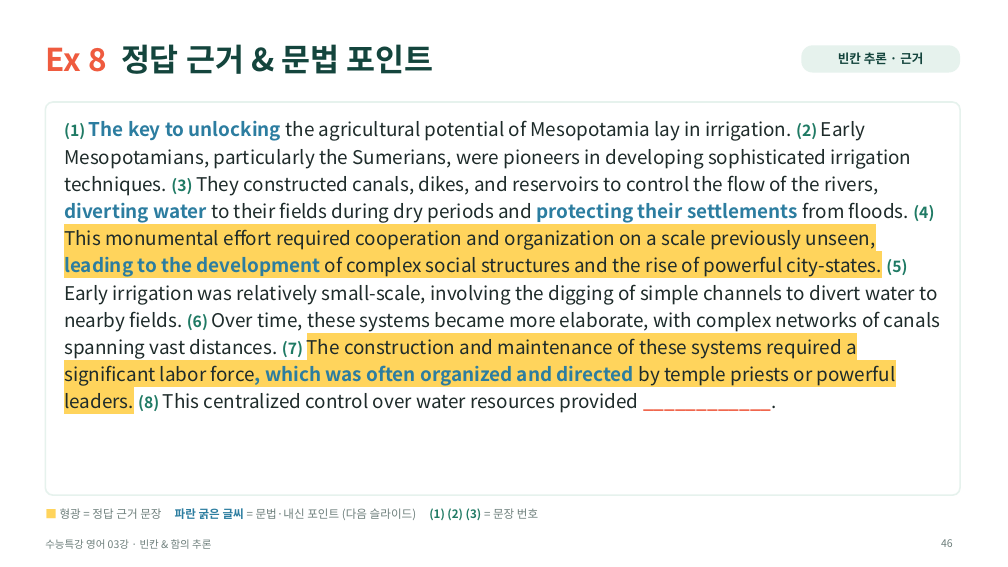
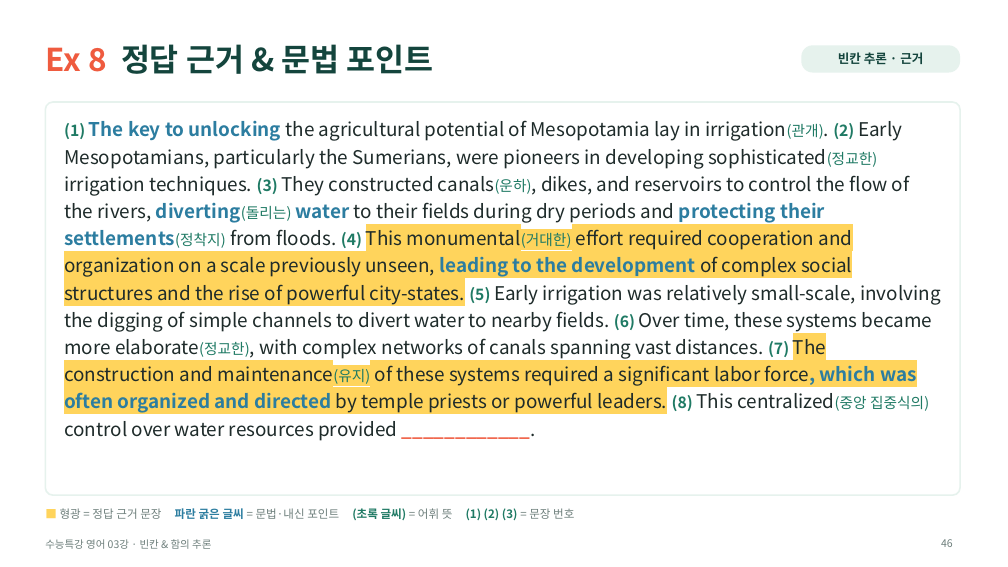
Before and after one commit to HUFSDavid/HUFSDavid, a slide deck: slide 46 of 수능특강_영어_03강_수업PPT.pptx. Drawn at 1008x567 pixels with LibreOffice and Linux fonts; fonts in the diff are those of the drawing. Boxes give left, top, right and bottom in pixels: in the first picture for what was removed or moved away, otherwise in the second. Text is boxed around its words. In the diff, an @@ line names an element or a change of style, - is before the commit and + after.

```diff
--- a/수능특강_영어_03강_수업PPT.pptx
+++ b/수능특강_영어_03강_수업PPT.pptx
@@ text at (64, 120, 941, 441): text changed @@
-(1) The key to unlocking the agricultural potential of Mesopotamia lay in irrigation. (2) Early Mesopotamians, particularly the Sumerians, were pioneers in developing sophisticated irrigation techniques. (3) They constructed canals, dikes, and reservoirs to control the flow of the rivers, diverting water to their fields during dry periods and protecting their settlements from floods. (4) This monumental effort required cooperation and organization on a scale previously unseen, leading to the development of complex social structures and the rise of powerful city-states. (5) Early irrigation was relatively small-scale, involving the digging of simple channels to divert water to nearby fields. (6) Over time, these systems became more elaborate, with complex networks of canals spanning vast distances. (7) The construction and maintenance of these systems required a significant labor force, which was often organized and directed by temple priests or powerful leaders. (8) This centralized control over water resources provided ____________.
+(1) The key to unlocking the agricultural potential of Mesopotamia lay in irrigation(관개). (2) Early Mesopotamians, particularly the Sumerians, were pioneers in developing sophisticated(정교한) irrigation techniques. (3) They constructed canals(운하), dikes, and reservoirs to control the flow of the rivers, diverting(돌리는) water to their fields during dry periods and protecting their settlements(정착지) from floods. (4) This monumental(거대한) effort required cooperation and organization on a scale previously unseen, leading to the development of complex social structures and the rise of powerful city-states. (5) Early irrigation was relatively small-scale, involving the digging of simple channels to divert water to nearby fields. (6) Over time, these systems became more elaborate(정교한), with complex networks of canals spanning vast distances. (7) The construction and maintenance(유지) of these systems required a significant labor force, which was often organized and directed by temple priests or powerful leaders. (8) This centralized(중앙 집중식의) control over water resources provided ____________.
@@ text at (60, 508, 574, 520): text changed @@
-■ 형광 = 정답 근거 문장 파란 굵은 글씨 = 문법·내신 포인트 (다음 슬라이드) (1) (2) (3) = 문장 번호
+■ 형광 = 정답 근거 문장 파란 굵은 글씨 = 문법·내신 포인트 (초록 글씨) = 어휘 뜻 (1) (2) (3) = 문장 번호
```
Also in this commit, not shown: 11 other slides changed.
